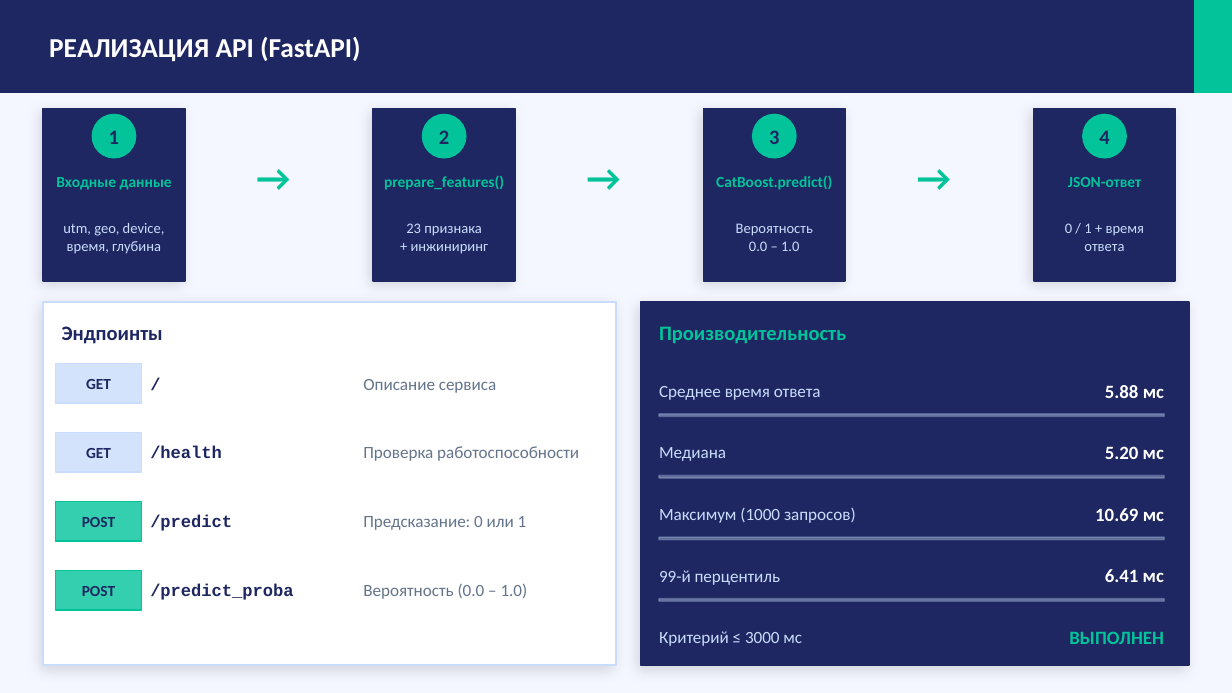
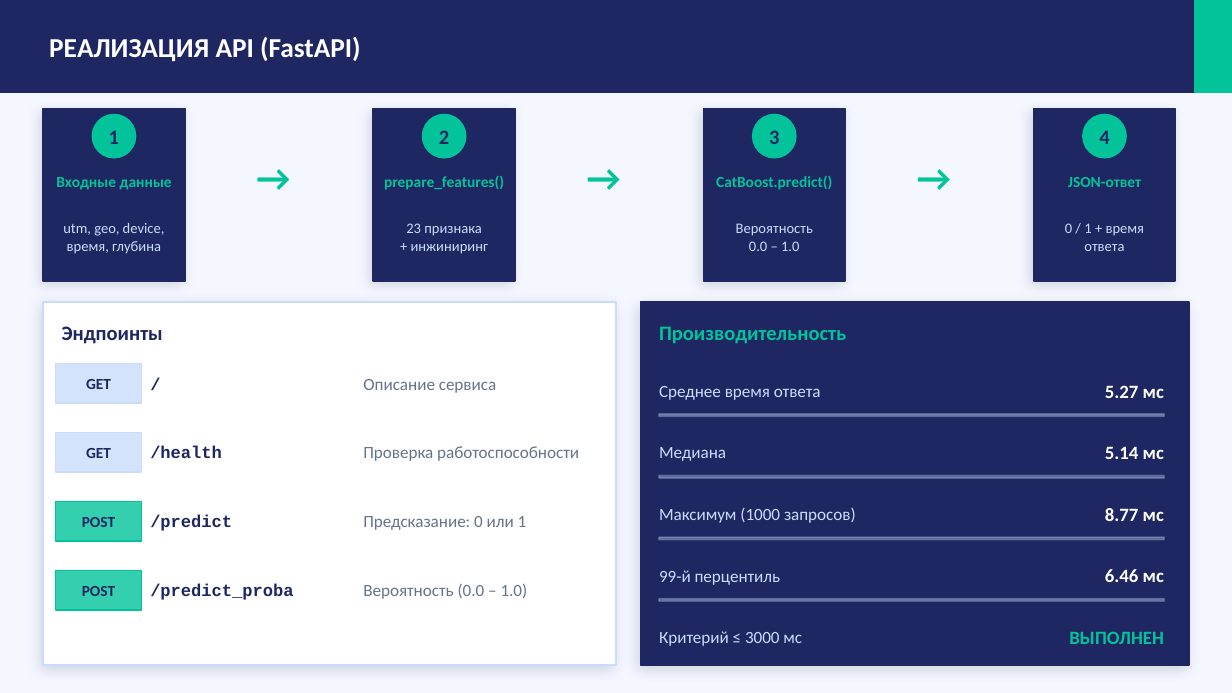
Before and after one commit to manasbegaliev777-dev/sber-autosubscription-hackathon, a slide deck: slide 7 of sber_autoподписка_hackathon.pptx. Drawn at 1232x693 pixels with LibreOffice and Linux fonts; fonts in the diff are those of the drawing. Boxes give left, top, right and bottom in pixels: in the first picture for what was removed or moved away, otherwise in the second. Text is boxed around its words. In the diff, an @@ line names an element or a change of style, - is before the commit and + after.

```diff
--- a/sber_autoподписка_hackathon.pptx
+++ b/sber_autoподписка_hackathon.pptx
@@ text at box(1105, 385, 1164, 398): text changed @@
-5.88 мс
+5.27 мс
@@ text at box(1105, 446, 1164, 459): text changed @@
-5.20 мс
+5.14 мс
@@ text at box(1105, 508, 1164, 521): text changed @@
-10.69 мс
+8.77 мс
@@ text at box(1105, 569, 1164, 582): text changed @@
-6.41 мс
+6.46 мс
```
Also in this commit, not shown: 3 other slides changed, 5 other files.
